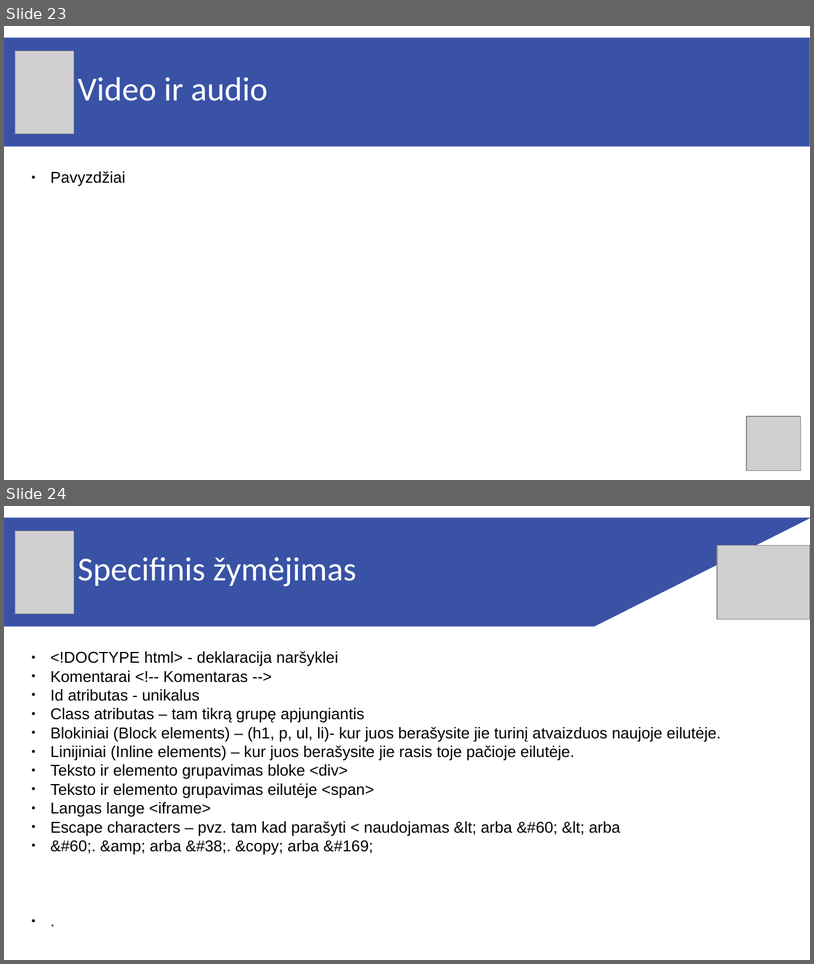
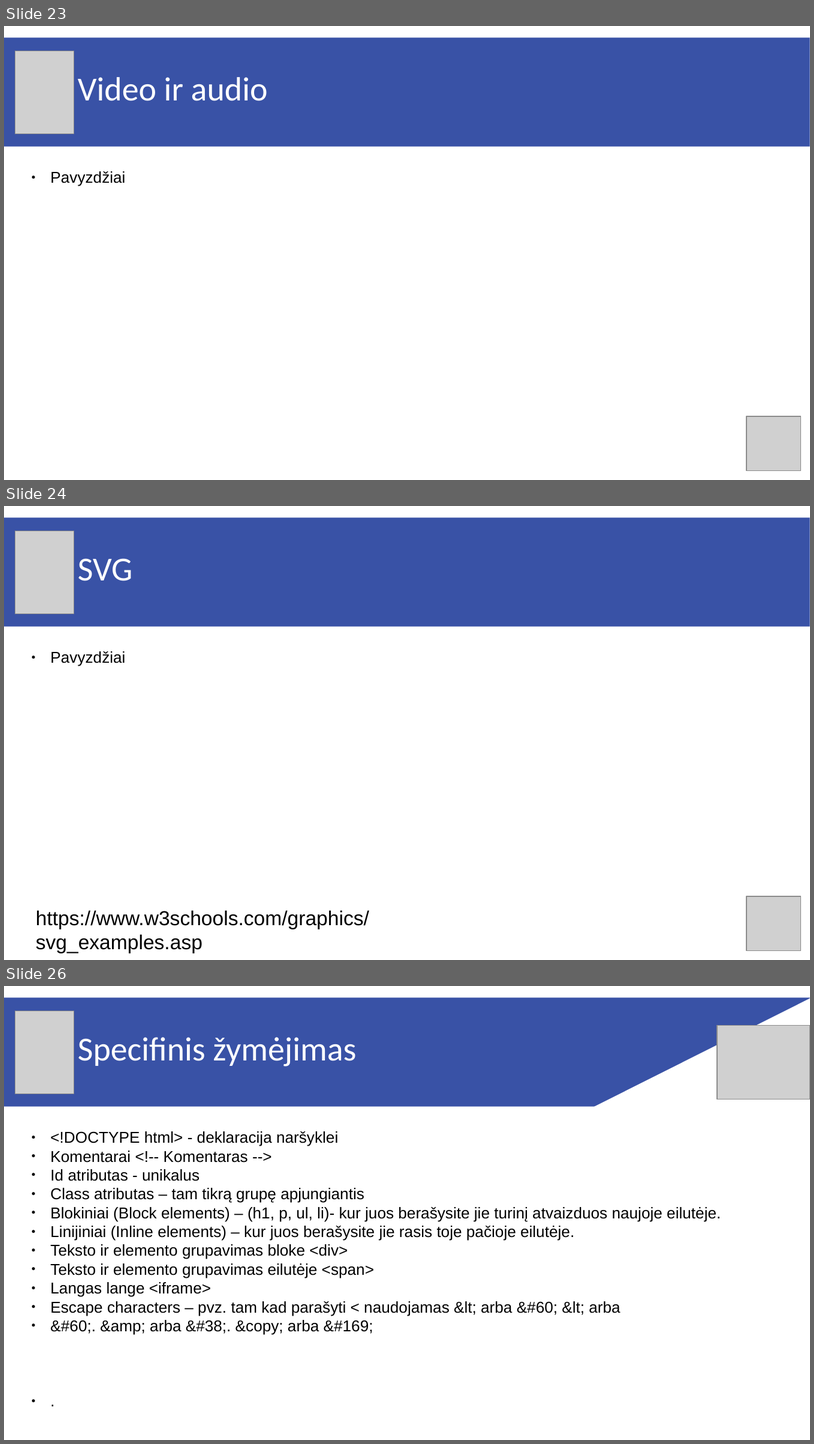
Before and after one commit to zigmantasvcs/js-php, a slide deck: 01_HTML.odp. Shown one above the other, each under a label of ours: slides 23 and 24 before the commit, slides 23, 24 and 26 after it; the slides between them are not shown. The pictures are 814x964 and 814x1444 pixels, drawn with LibreOffice and Linux fonts; fonts in the diff are those of the drawing; grey boxes stand for pictures. Boxes give left, top, right and bottom in pixels: in the first picture for what was removed or moved away, otherwise in the second. Text is boxed around its words. In the diff, an @@ line names an element or a change of style, - is before the commit and + after.

```diff
--- a/01_HTML.odp
+++ b/01_HTML.odp
@@ slide 24 added at (x1=4, y1=506, x2=810, y2=960), background #FFFFFF; not listed: 1 template element that a slide beside it also shows @@
@@ picture added at (x1=15, y1=531, x2=74, y2=614) @@
@@ title added at (x1=78, y1=558, x2=133, y2=581), 30 pt, text #FFFFFF @@
+SVG
@@ text added at (x1=50, y1=651, x2=125, y2=666), 14 pt, text #000000 @@
+● Pavyzdžiai
@@ picture added at (x1=747, y1=896, x2=801, y2=951) @@
@@ text added at (x1=36, y1=910, x2=369, y2=952), 18 pt, text #000000 @@
+https://www.w3schools.com/graphics/svg_examples.asp
@@ what was slide 24 is now slide 26 @@
```
Also in this commit, not shown: 1 other slide added, 1 other file.
